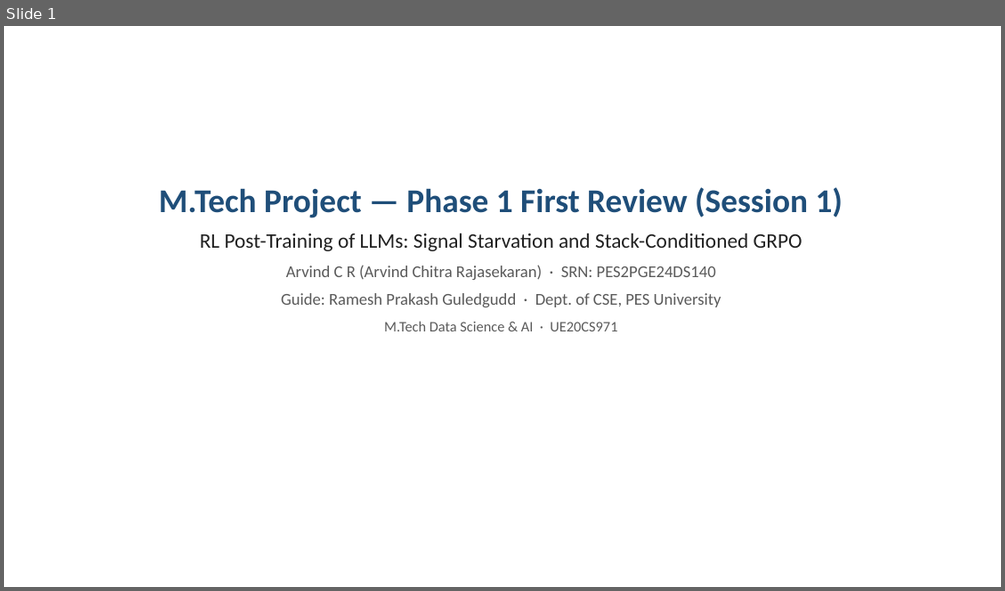
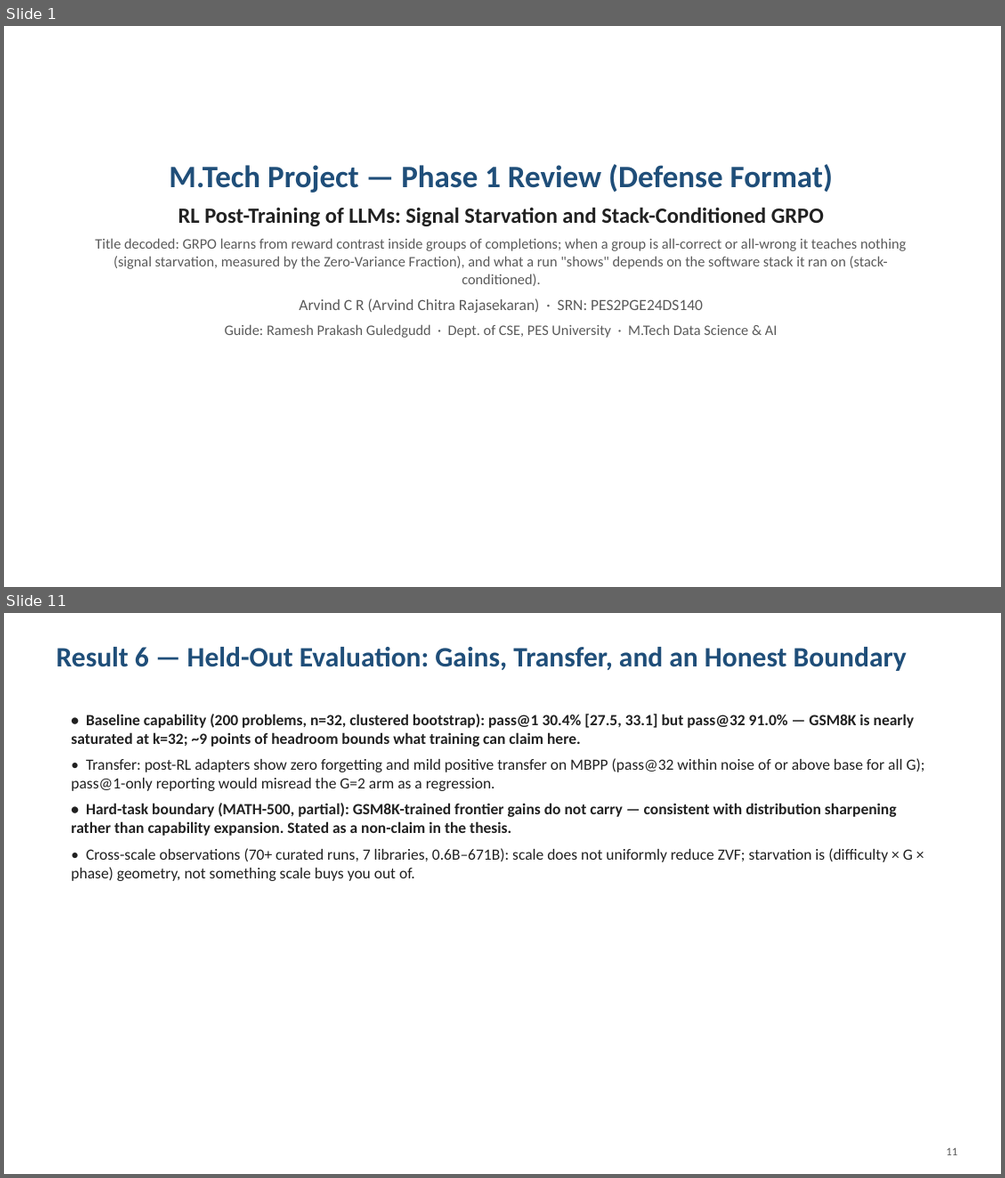
Before and after one commit to arvindcr4/tinker-rl-lab, a slide deck: outputs/PESU_MTech_Phase1_Session1_Review_ArvindCR.pptx. Shown one above the other, each under a label of ours: slide 1 before the commit, slides 1 and 11 after it; the slides between them are not shown. The pictures are 1005x591 and 1005x1178 pixels, drawn with LibreOffice and Linux fonts; fonts in the diff are those of the drawing. Boxes give left, top, right and bottom in pixels: in the first picture for what was removed or moved away, otherwise in the second. Text is boxed around its words. In the diff, an @@ line names an element or a change of style, - is before the commit and + after.

```diff
--- a/outputs/PESU_MTech_Phase1_Session1_Review_ArvindCR.pptx
+++ b/outputs/PESU_MTech_Phase1_Session1_Review_ArvindCR.pptx
@@ slide 11 added at [4,613,1001,1174], background #FFFFFF @@
@@ text added at [57,647,906,671], 27 pt, text #1F4E79, bold @@
+Result 6 — Held-Out Evaluation: Gains, Transfer, and an Honest Boundary
@@ text added at [71,714,925,881], 15 pt, text #212121, bold @@
+• Baseline capability (200 problems, n=32, clustered bootstrap): pass@1 30.4% [27.5, 33.1] but pass@32 91.0% — GSM8K is nearly saturated at k=32; ~9 points of headroom bounds what training can claim here.
+• Transfer: post-RL adapters show zero forgetting and mild positive transfer on MBPP (pass@32 within noise of or above base for all G); pass@1-only reporting would misread the G=2 arm as a regression.
+• Hard-task boundary (MATH-500, partial): GSM8K-trained frontier gains do not carry — consistent with distribution sharpening rather than capability expansion. Stated as a non-claim in the thesis.
+• Cross-scale observations (70+ curated runs, 7 libraries, 0.6B–671B): scale does not uniformly reduce ZVF; starvation is (difficulty × G × phase) geometry, not something scale buys you out of.
@@ text added at [946,1148,957,1155], 11 pt, text #5A5A5A @@
+11
@@ slide 1 changed as well @@
@@ text "M.Tech Project — Phase 1 ...": place and size @@
-text "M.Tech Project — Phase 1 ..." at [159,187,843,331]
+text "M.Tech Project — Phase 1 ..." at [95,164,906,338]
@@ text at [169,164,833,192]: text changed; size 32 to 30 pt @@
-M.Tech Project — Phase 1 First Review (Session 1)
+M.Tech Project — Phase 1 Review (Defense Format)
@@ text at [178,207,824,313]: size 20 to 21 pt, bold on in "RL Post-Training of LLMs: Signal Starvation and ..."; size 16 to 15 pt in "Arvind C R (Arvind Chitra Rajasekaran) · ..."; less space between paragraphs @@
@@ text at [95,238,906,286]: paragraph added @@
+Title decoded: GRPO learns from reward contrast inside groups of completions; when a group is all-correct or all-wrong it teaches nothing (signal starvation, measured by the Zero-Variance Fraction), and what a run "shows" depends on the software stack it ran on (stack-conditioned).
@@ text at [225,324,777,338]: text changed; size 16 to 14 pt @@
-Guide: Ramesh Prakash Guledgudd · Dept. of CSE, PES University
-M.Tech Data Science & AI · UE20CS971
+Guide: Ramesh Prakash Guledgudd · Dept. of CSE, PES University · M.Tech Data Science & AI
```
Also in this commit, not shown: 2 other slides changed, 11 other slides added, 10 slides removed, 1 other file.
